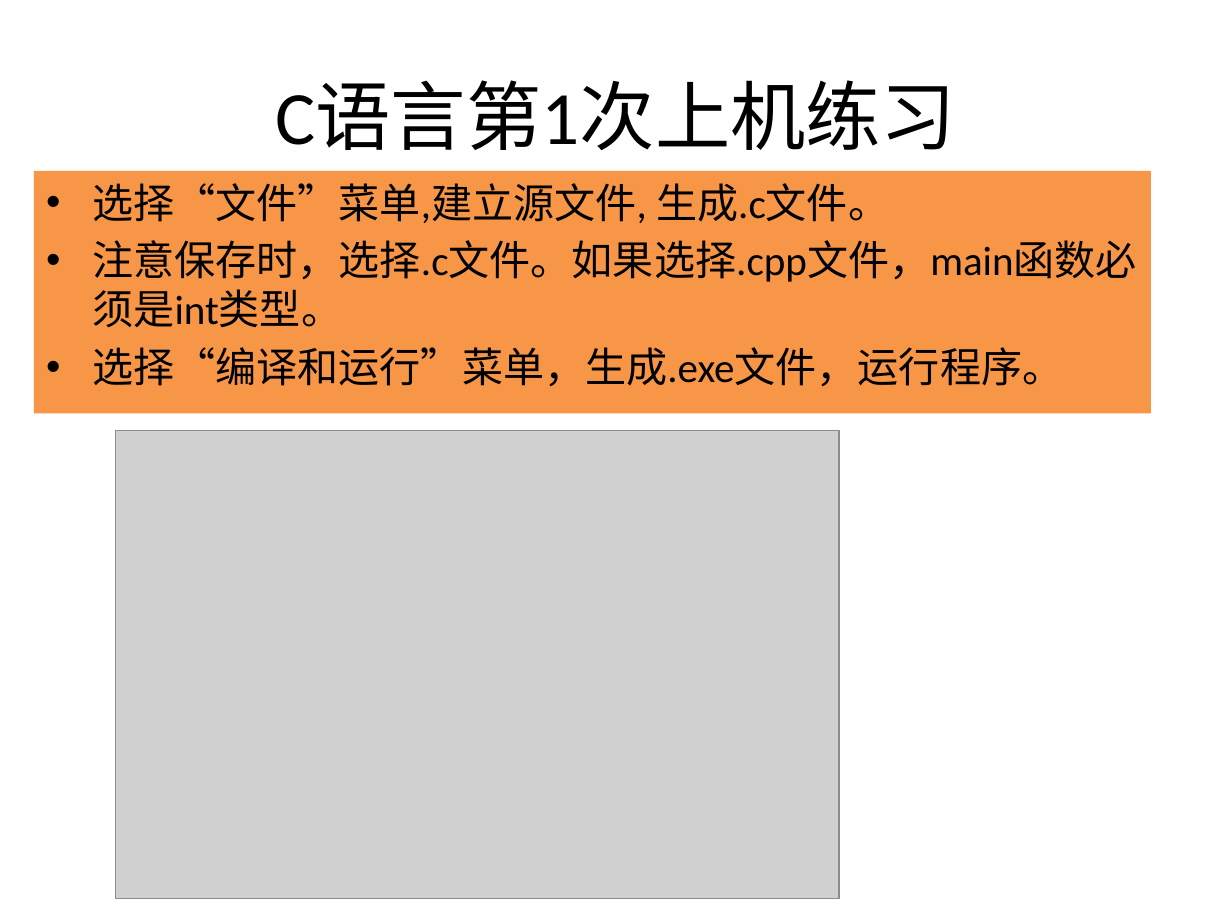
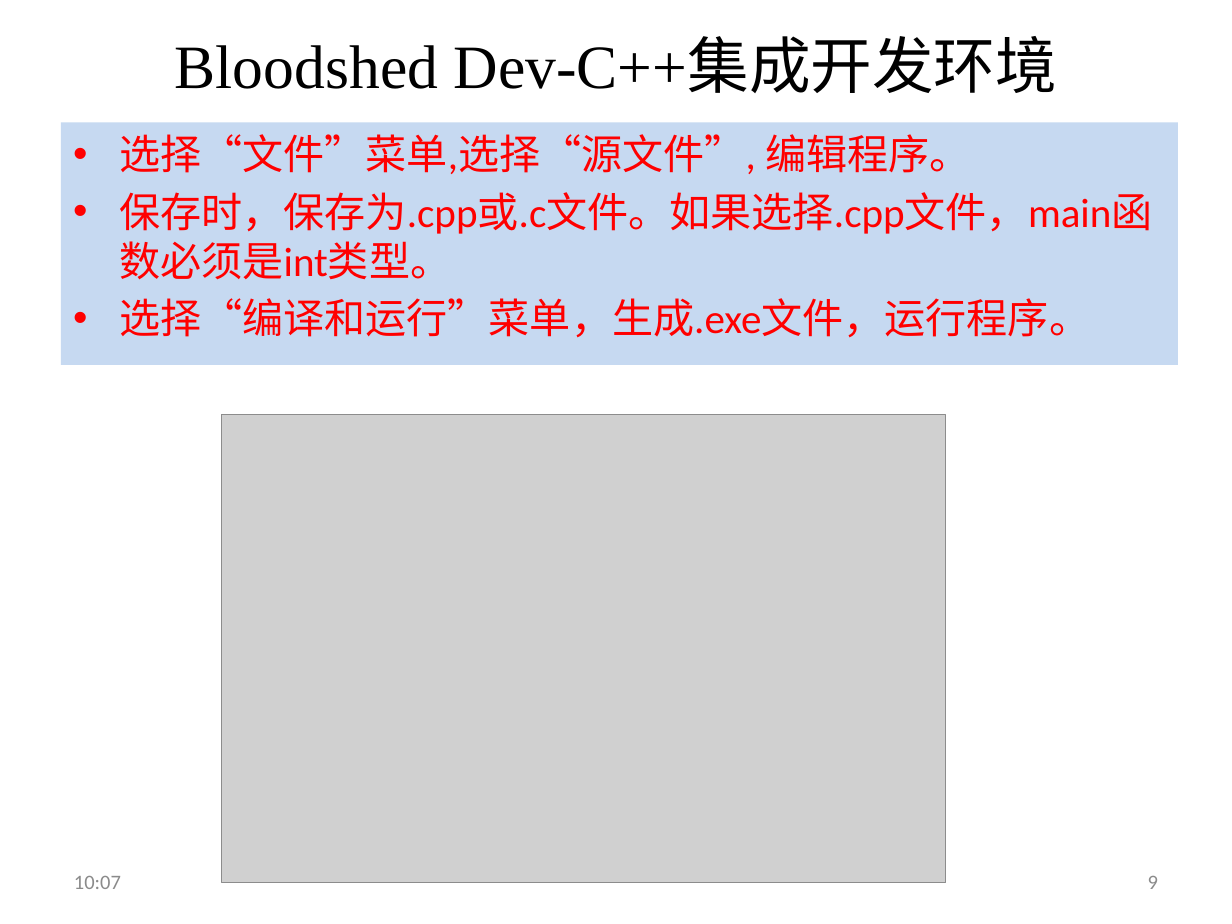
Before and after one commit to jtrfid/C-Repositories, a slide deck: slide 9 of 2016/上机安排.pptx (slide 8 before the commit). Drawn at 1232x924 pixels with LibreOffice and Linux fonts; fonts in the diff are those of the drawing; grey boxes stand for pictures. Boxes give left, top, right and bottom in pixels: in the first picture for what was removed or moved away, otherwise in the second. Text is boxed around its words. In the diff, an @@ line names an element or a change of style, - is before the commit and + after.

Commit message:
修订上机安排

```diff
--- a/2016/上机安排.pptx
+++ b/2016/上机安排.pptx
@@ title added at (175,39,1057,93), 36 pt, text #000000 @@
+Bloodshed Dev-C++集成开发环境
@@ title removed at (275,81,956,150) @@
-C语言第1次上机练习
@@ text "选择“文件”菜单,选择“源文件”, 编辑程序。": place and size @@
-text "选择“文件”菜单,选择“源文件”, 编辑程序。" at (34,171,1152,414)
+text "选择“文件”菜单,选择“源文件”, 编辑程序。" at (60,122,1178,365)
@@ text "选择“文件”菜单,选择“源文件”, 编辑程序。" at (60,122,1178,365): rectangle to text; fill #F79646 to #C6D9F1 @@
@@ text at (119,134,1152,280): text changed; text colour #000000 to #FF0000 @@
-• 选择“文件”菜单,建立源文件, 生成.c文件。
-• 注意保存时，选择.c文件。如果选择.cpp文件，main函数必须是int类型。
+• 选择“文件”菜单,选择“源文件”, 编辑程序。
+• 保存时，保存为.cpp或.c文件。如果选择.cpp文件，main函数必须是int类型。
@@ text at (119,298,1090,338): text colour #000000 to #FF0000 in "选择“编译和运行”菜单，生成.exe文件，运行程序。" @@
@@ picture: place and size @@
-picture at (116,430,840,898)
+picture at (222,414,946,882)
@@ text added at (74,876,121,889), 12 pt, text #8C8C8C @@
+10:07
@@ page number added at (1148,876,1158,889), 12 pt, text #8C8C8C @@
+9
```
Also in this commit, not shown: 9 other slides changed, 9 slides added, 1 other file.
